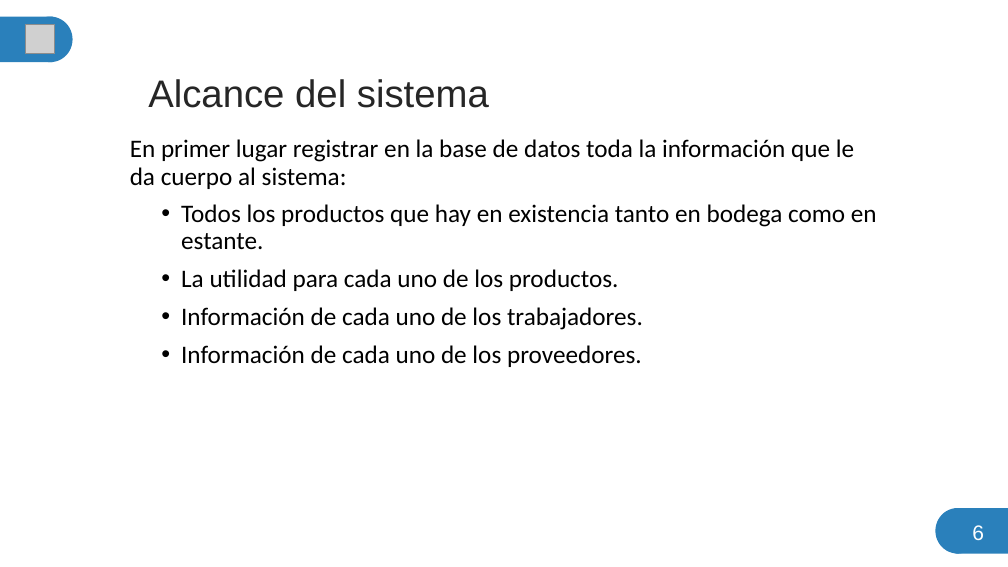
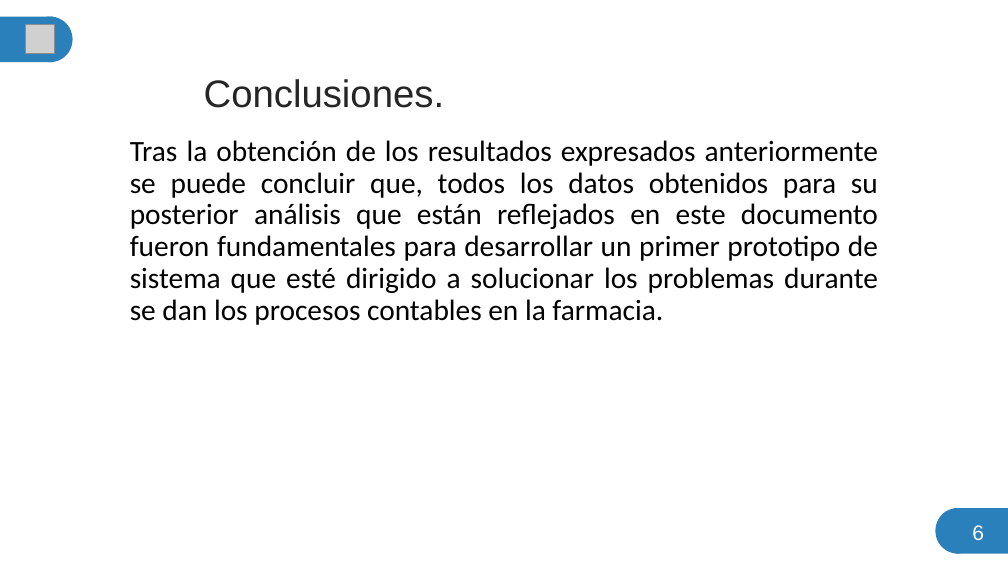
Before and after one commit to scarktt/Farmacia-Salud, a slide deck: slide 27 of Documentation/PresentacionProyecto.pptx (slide 7 before the commit). Drawn at 1008x567 pixels with LibreOffice and Linux fonts; fonts in the diff are those of the drawing; grey boxes stand for pictures. Boxes give left, top, right and bottom in pixels: in the first picture for what was removed or moved away, otherwise in the second. Text is boxed around its words. In the diff, an @@ line names an element or a change of style, - is before the commit and + after.

Commit message:
Actualizacion de la presentacion de proyecto que fue para EPI

```diff
--- a/Documentation/PresentacionProyecto.pptx
+++ b/Documentation/PresentacionProyecto.pptx
@@ title at (204,79,445,108): text changed @@
-Alcance del sistema
+Conclusiones.
@@ subtitle at (130,140,878,325): text changed; size 24 to 28 pt @@
-En primer lugar registrar en la base de datos toda la información que le da cuerpo al sistema:
-  • Todos los productos que hay en existencia tanto en bodega como en estante.
-  • La utilidad para cada uno de los productos.
-  • Información de cada uno de los trabajadores.
-  • Información de cada uno de los proveedores.
+Tras la obtención de los resultados expresados anteriormente se puede concluir que, todos los datos obtenidos para su posterior análisis que están reflejados en este documento fueron fundamentales para desarrollar un primer prototipo de sistema que esté dirigido a solucionar los problemas durante se dan los procesos contables en la farmacia.
```
Also in this commit, not shown: 3 other slides changed, 21 slides added, 1 slide removed, 1 other file.
